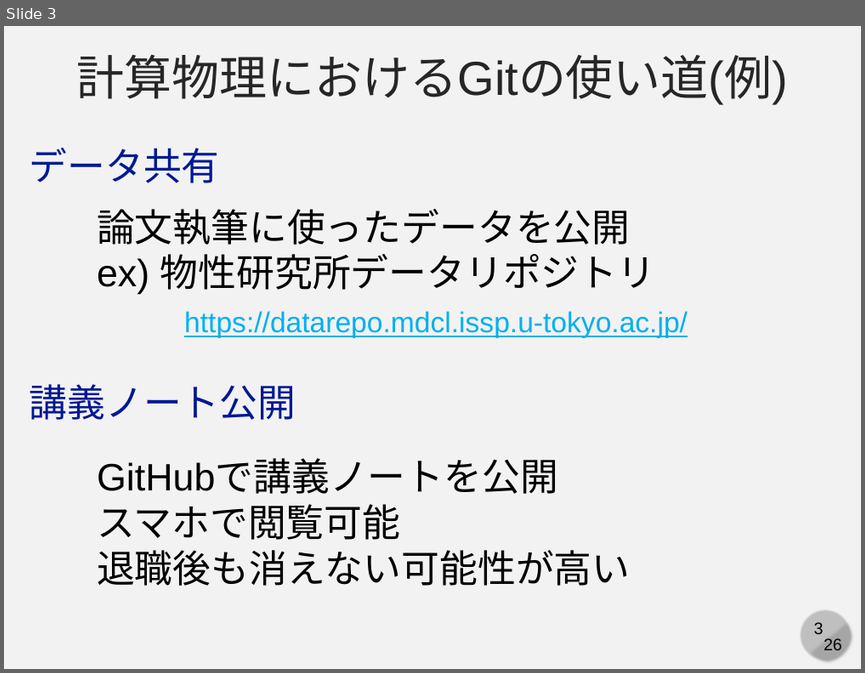
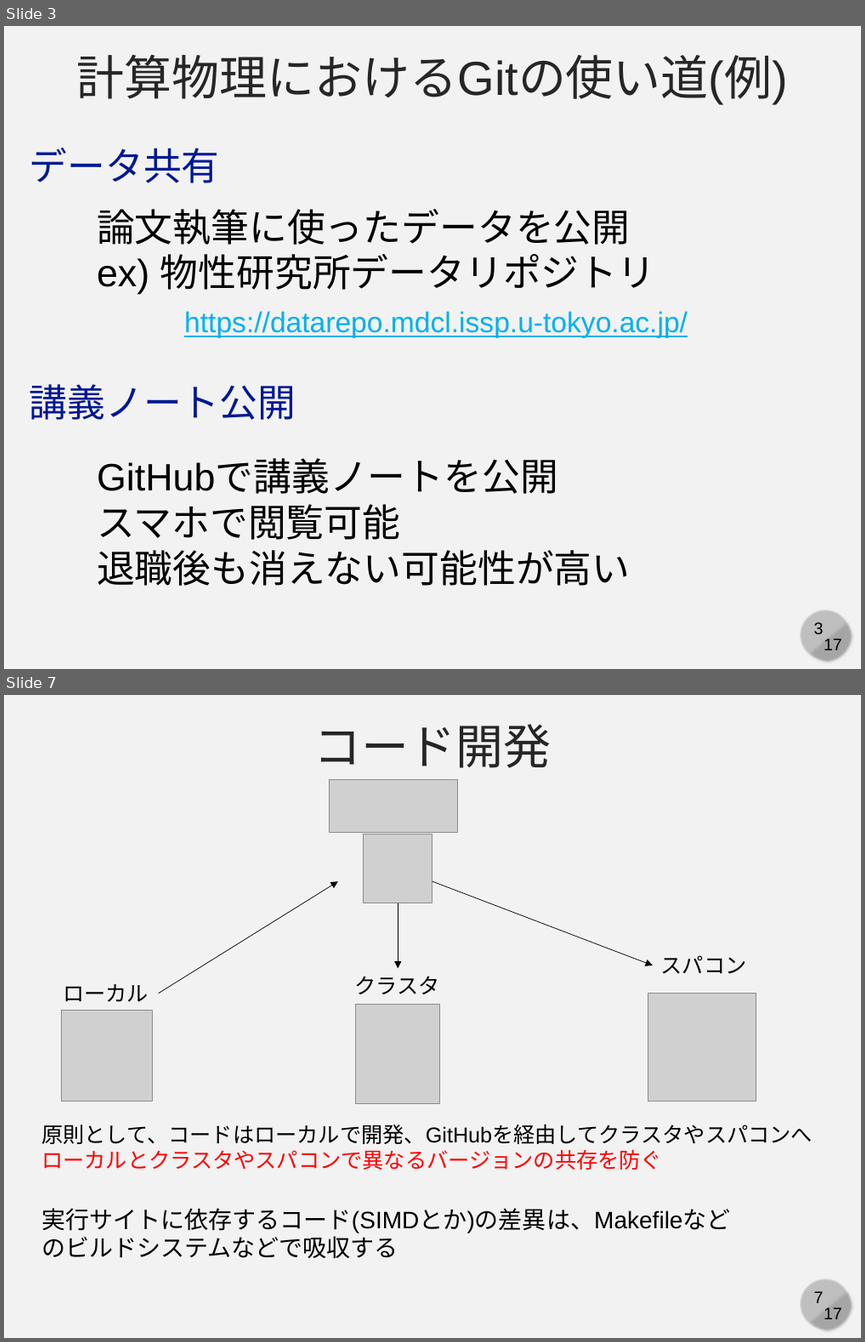
Before and after one commit to cpss2026-git/cpss2026-git.github.io, a slide deck: 01-lecture-git-basic/slides/01-c-compphys.pptx. Shown one above the other, each under a label of ours: slide 3 before the commit, slides 3 and 7 after it; the slides between them are not shown. The pictures are 865x673 and 865x1342 pixels, drawn with LibreOffice and Linux fonts; fonts in the diff are those of the drawing; grey boxes stand for pictures. Boxes give left, top, right and bottom in pixels: in the first picture for what was removed or moved away, otherwise in the second. Text is boxed around its words. In the diff, an @@ line names an element or a change of style, - is before the commit and + after.

```diff
--- a/01-lecture-git-basic/slides/01-c-compphys.pptx
+++ b/01-lecture-git-basic/slides/01-c-compphys.pptx
@@ slide 7 added at [4,695,861,1338], background #F2F2F2; not listed: 4 template elements that a slide beside it also shows @@
@@ text added at [313,724,551,768], 40 pt, text #262626 @@
+コード開発
@@ picture added at [330,780,458,832] @@
@@ picture added at [363,834,432,903] @@
@@ arrow added from (158, 993) to (338, 882), #000000 0.5 pt @@
@@ arrow added from (432, 882) to (653, 965), #000000 0.5 pt @@
@@ arrow added from (398, 903) to (398, 969), #000000 0.5 pt @@
@@ text added at [661,955,747,974], 18 pt, text #000000 @@
+スパコン
@@ text added at [63,984,148,1002], 18 pt, text #000000 @@
+ローカル
@@ text added at [354,975,439,994], 18 pt, text #000000 @@
+クラスタ
@@ picture added at [648,993,756,1101] @@
@@ picture added at [62,1009,153,1101] @@
@@ picture added at [355,1004,440,1105] @@
@@ text added at [41,1123,812,1169], 18 pt, text #000000 @@
+原則として、コードはローカルで開発、GitHubを経由してクラスタやスパコンへ
+ローカルとクラスタやスパコンで異なるバージョンの共存を防ぐ
@@ text added at [41,1208,730,1233], 20 pt, text #000000 @@
+実行サイトに依存するコード(SIMDとか)の差異は、Makefileなどのビルドシステムなどで吸収する
@@ slide 3 changed as well @@
@@ text at [823,638,842,650]: text changed @@
-26
+17
```
Also in this commit, not shown: 4 other slides changed, 11 other slides added.
